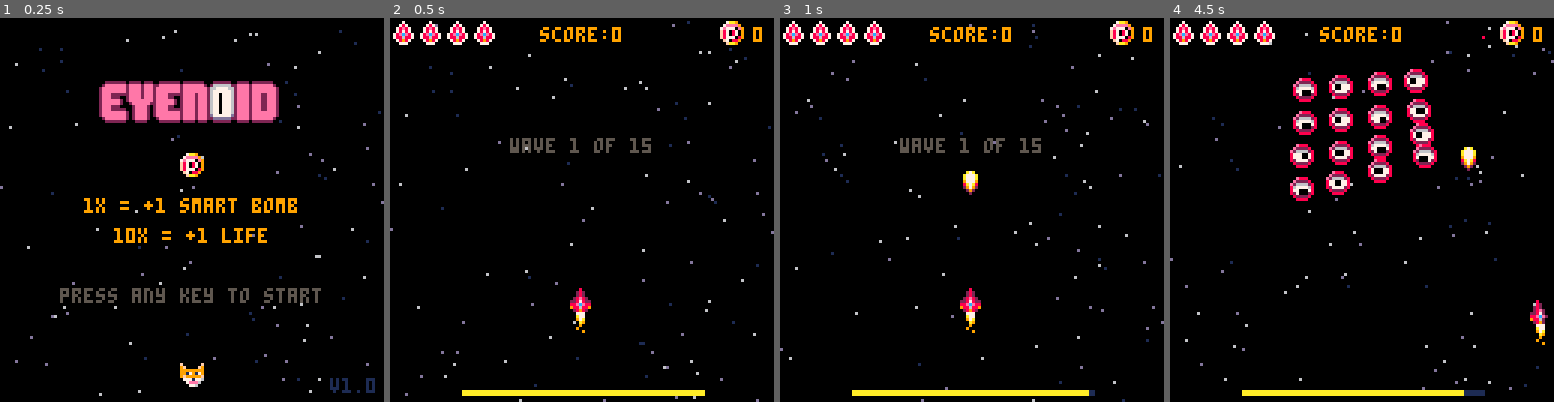
Above: before the commit, frames 1-4 (left to right).
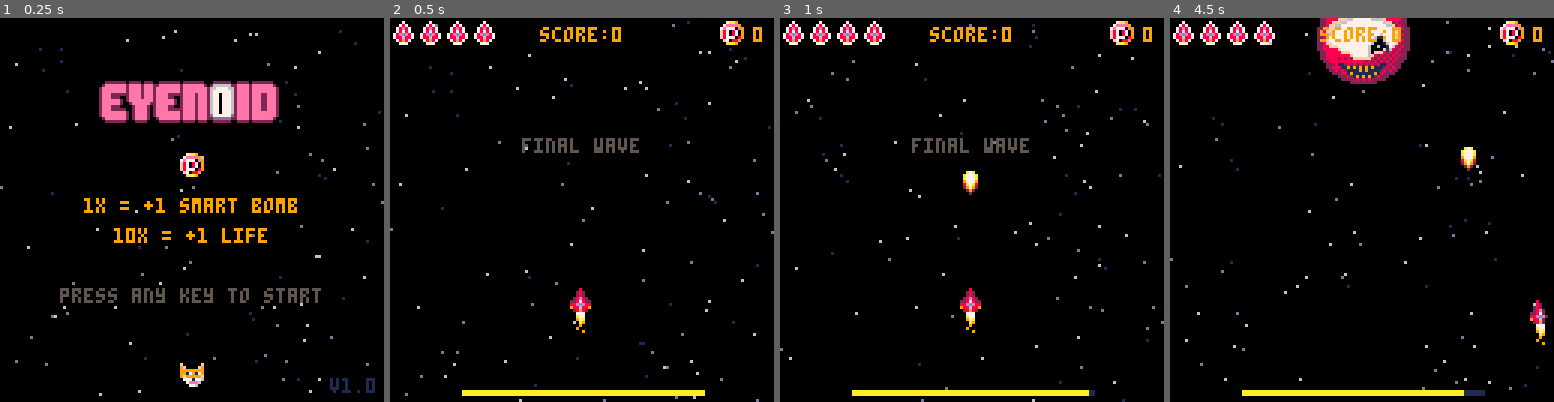
Above: after the commit, the same moments.

Repository: theRenard/shmup
Game: PICO-8 cartridge eyenoid.p8
Two runs of this game, one before a commit and one after it. Both use one fixed random seed, a clock stepped at 60 frames per second and the inputs below.
Inputs:
- Up to frame 1 (0.25 s): no input
- Up to frame 2 (0.5 s): tap X (X key) at 0.33 s
- Up to frame 3 (1 s): tap O (Z key) at 0.7 s
- Up to frame 4 (4.5 s): tap X (X key) at 1.07, 1.85, 2.97, 4.08 s; hold Right 1.6-2.1 s; tap O (Z key) every 0.4 s from 1.7 to 4.1 s; hold Up 2.15-2.42 s; hold Right 2.47-3.03 s; hold Left 3.08-3.58 s; hold Down 3.63-3.97 s; hold Right from 4.02 s (still down)

Frame 1 is identical in both runs. In frame 2, 0.5% of the frame differs, in the area x 31-68%, y 31-36%; in frame 3, 0.5%; in frame 4, 7.5%, in the area x 31-83%, y 0-48%.

Commit message:
Refactor ship movement controls, adjust enemy attack frequency, and update enemy sprites

Diff:
--- a/variables.lua
+++ b/variables.lua
@@ -27,7 +27,7 @@
   score=0
   highscore=0
   powerups=0
-  wave=0 -- 1-indexed
+  wave=14 -- 1-indexed
   lastwave=15
   lives=4
   attackfreq=60
Renamed: shmup_sep.p8 -> eyenoid.p8
Not shown, added: eyenoid.js
Not shown, added: eyenoid.p8.png
Not shown, changed: index.html
